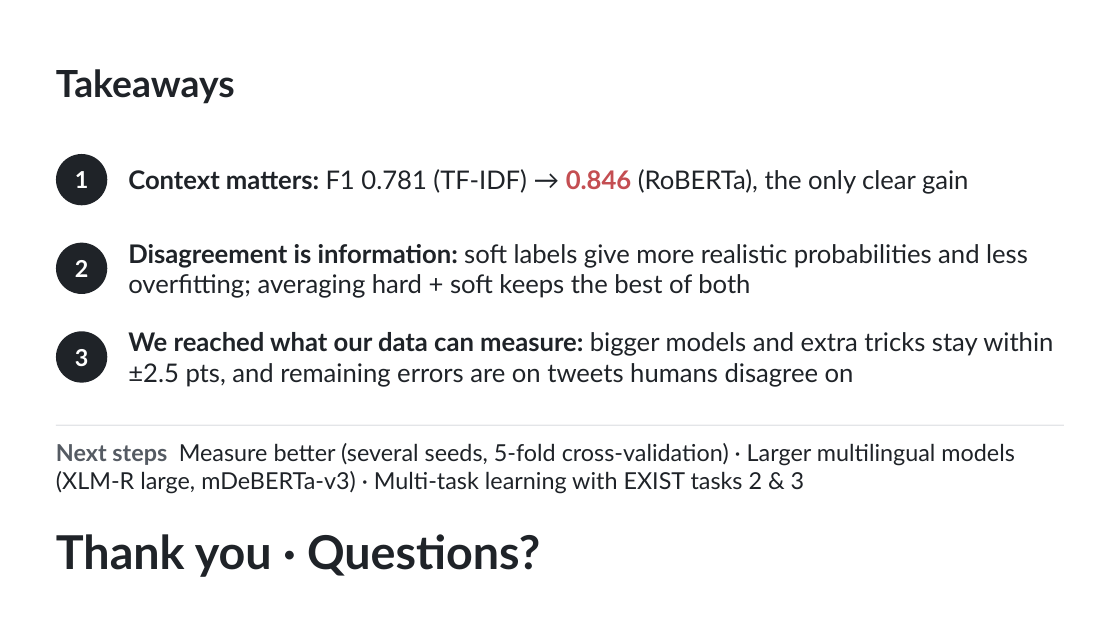
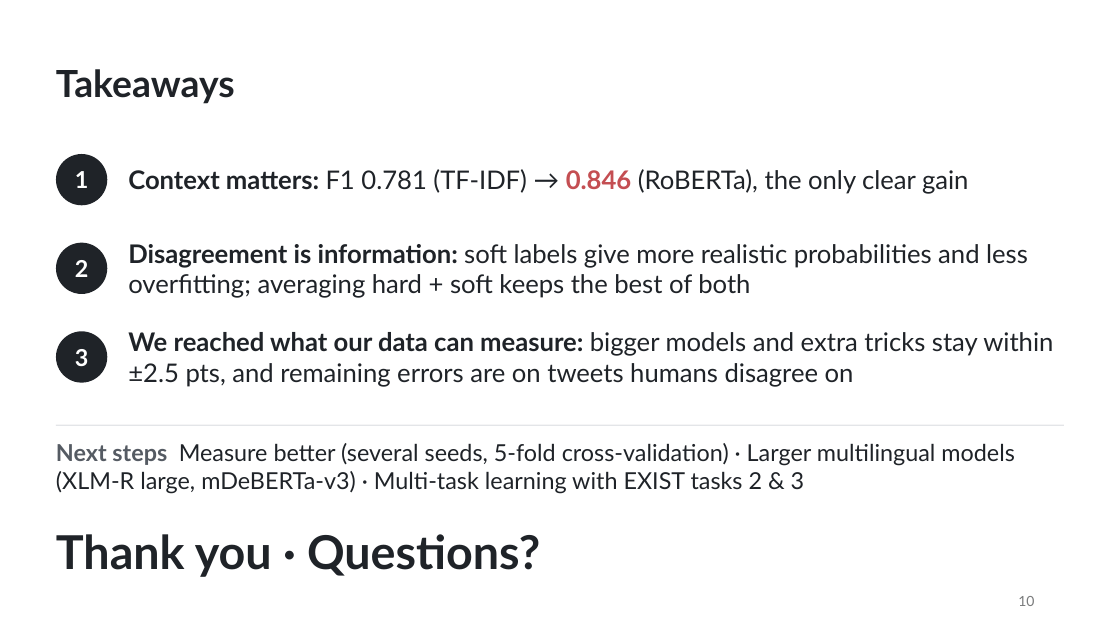
Before and after one commit to gallathi/TweetClassification, a slide deck: slide 10 of Présentation2.pptx. Drawn at 1120x630 pixels with LibreOffice and Linux fonts; fonts in the diff are those of the drawing. Boxes give left, top, right and bottom in pixels: in the first picture for what was removed or moved away, otherwise in the second. Text is boxed around its words. In the diff, an @@ line names an element or a change of style, - is before the commit and + after.

```diff
--- a/Présentation2.pptx
+++ b/Présentation2.pptx
@@ page number added at (1018,596,1034,606), 12 pt, text #7B7B7C @@
+10
```
Also in this commit, not shown: 9 other slides changed, 1 other file.
